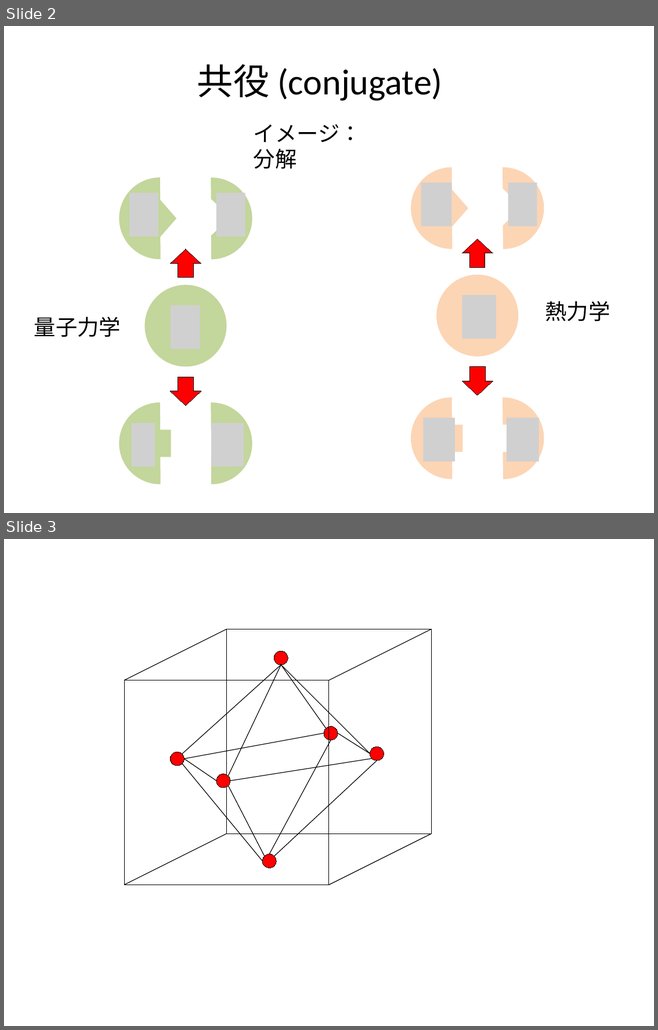
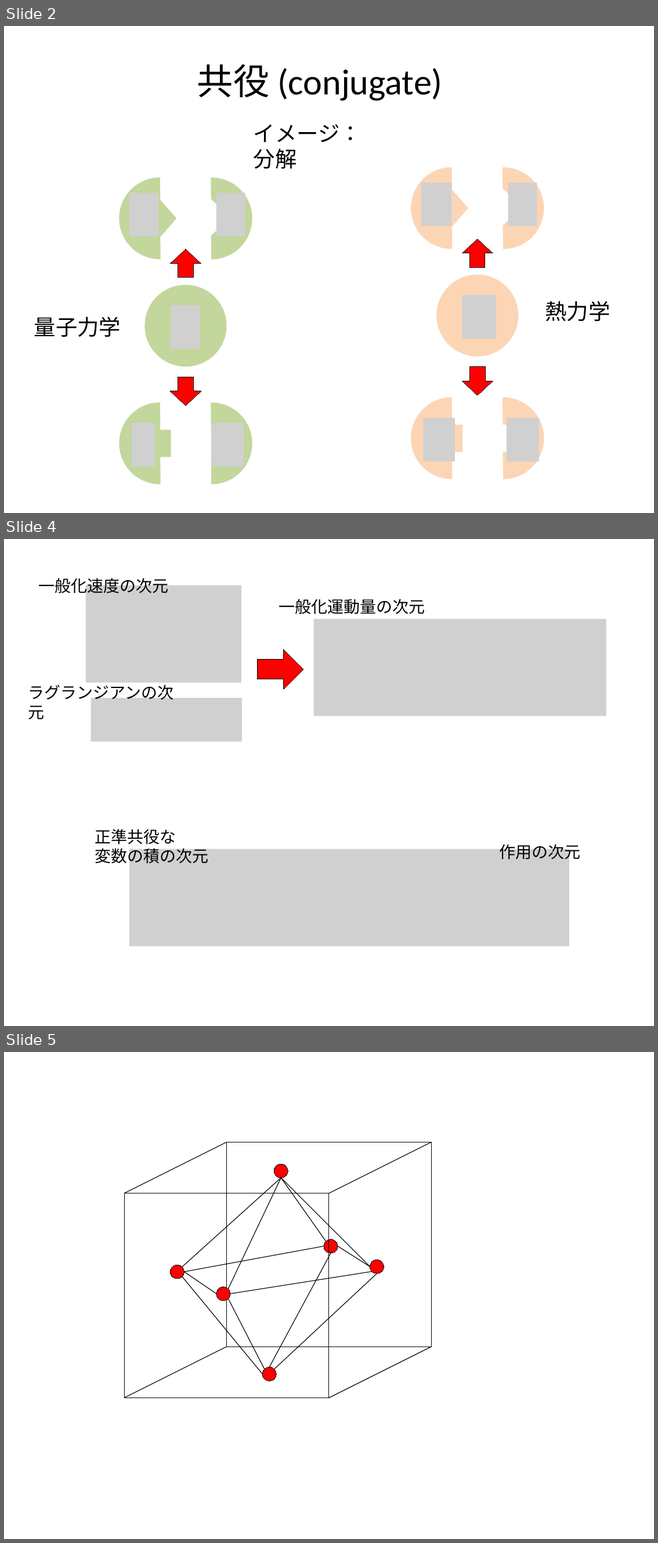
Before and after one commit to kaityo256/classical_mechanics, a slide deck: hamiltonian/fig/fig.pptx. Shown one above the other, each under a label of ours: slides 2 and 3 before the commit, slides 2, 4 and 5 after it; the slides between them are not shown. The pictures are 658x1030 and 658x1543 pixels, drawn with LibreOffice and Linux fonts; fonts in the diff are those of the drawing; grey boxes stand for pictures. Boxes give left, top, right and bottom in pixels: in the first picture for what was removed or moved away, otherwise in the second. Text is boxed around its words. In the diff, an @@ line names an element or a change of style, - is before the commit and + after.

Commit message:
updates

```diff
--- a/hamiltonian/fig/fig.pptx
+++ b/hamiltonian/fig/fig.pptx
@@ slide 4 added at <box>4,539,654,1026</box>, background #FFFFFF @@
@@ text added at <box>38,576,168,596</box>, 18 pt, text #000000 @@
+一般化速度の次元
@@ picture added at <box>86,585,241,683</box> @@
@@ text added at <box>279,599,425,614</box>, 18 pt, text #000000 @@
+一般化運動量の次元
@@ picture added at <box>313,619,605,716</box> @@
@@ right arrow added at <box>257,649,303,689</box>, fill #FF0000, outline #000000 0.75 pt @@
@@ text added at <box>28,685,174,703</box>, 18 pt, text #000000 @@
+ラグランジアンの次元
@@ picture added at <box>91,698,242,741</box> @@
@@ text added at <box>94,829,208,867</box>, 18 pt, text #000000 @@
+正準共役な
+変数の積の次元
@@ picture added at <box>129,849,569,946</box> @@
@@ text added at <box>499,842,580,863</box>, 18 pt, text #000000 @@
+作用の次元
@@ what was slide 3 is now slide 5 @@
```
Also in this commit, not shown: 1 other slide added.
